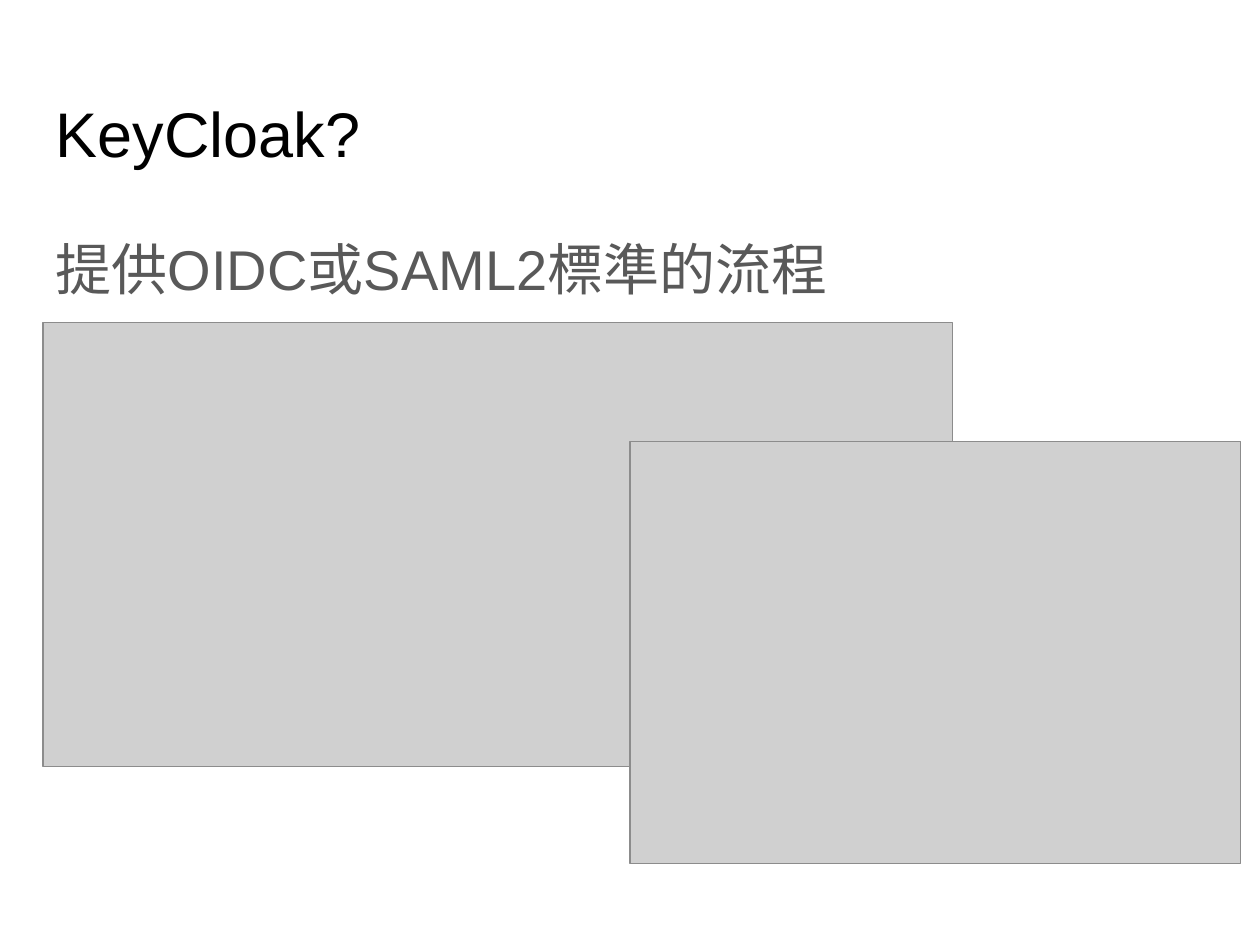
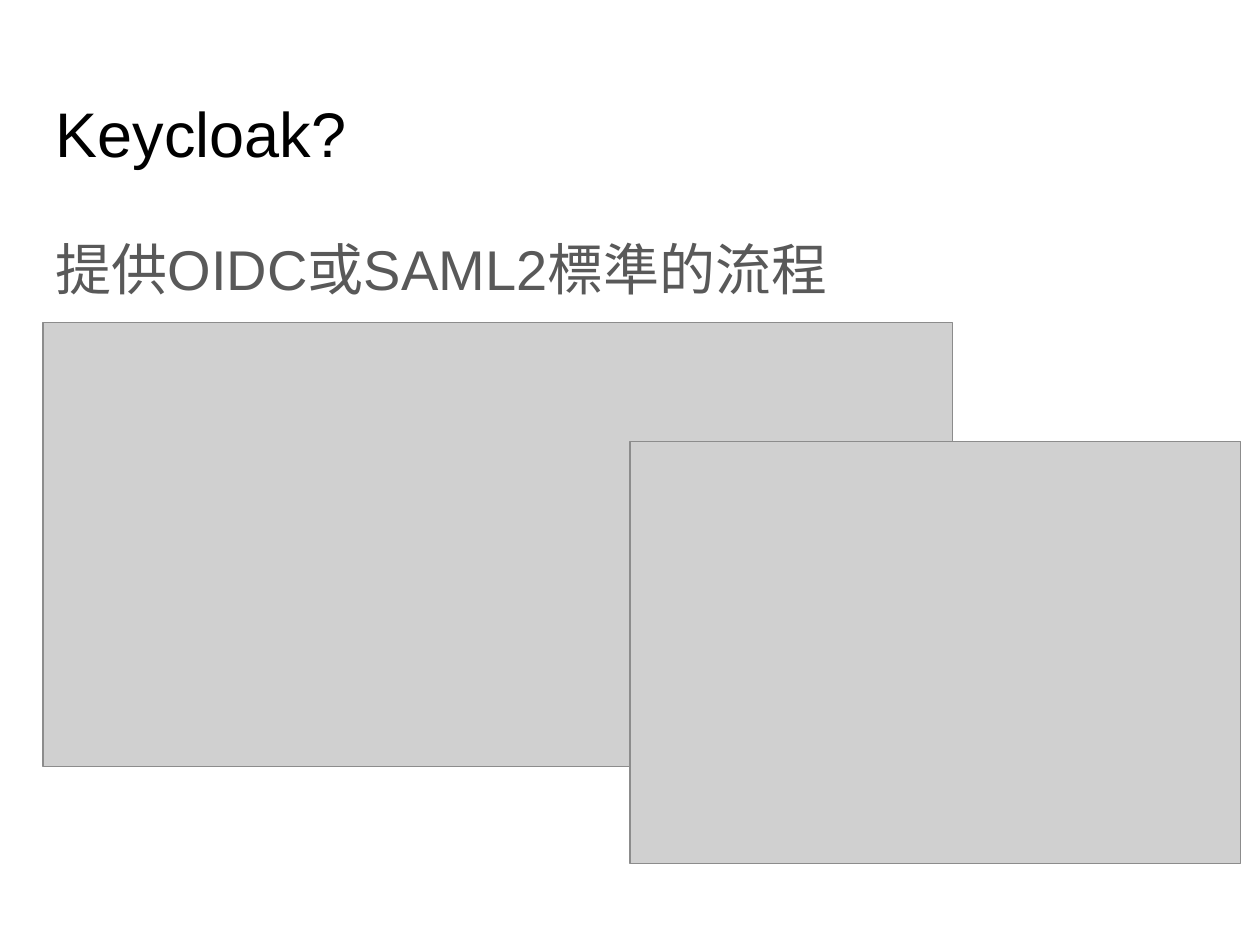
Before and after one commit to Sevenflanks/jcconf-2024-sso-flow-demo, a slide deck: slide 11 of JCC24_slide_Rhys.pptx (slide 10 before the commit). Drawn at 1260x945 pixels with LibreOffice and Linux fonts; fonts in the diff are those of the drawing; grey boxes stand for pictures; background and template pictures are left out. Boxes give left, top, right and bottom in pixels: in the first picture for what was removed or moved away, otherwise in the second. Text is boxed around its words. In the diff, an @@ line names an element or a change of style, - is before the commit and + after.

```diff
--- a/JCC24_slide_Rhys.pptx
+++ b/JCC24_slide_Rhys.pptx
@@ title at box(56, 111, 347, 168): text changed @@
-KeyCloak?
+Keycloak?
```
Also in this commit, not shown: 9 other slides changed, 1 slide added.
